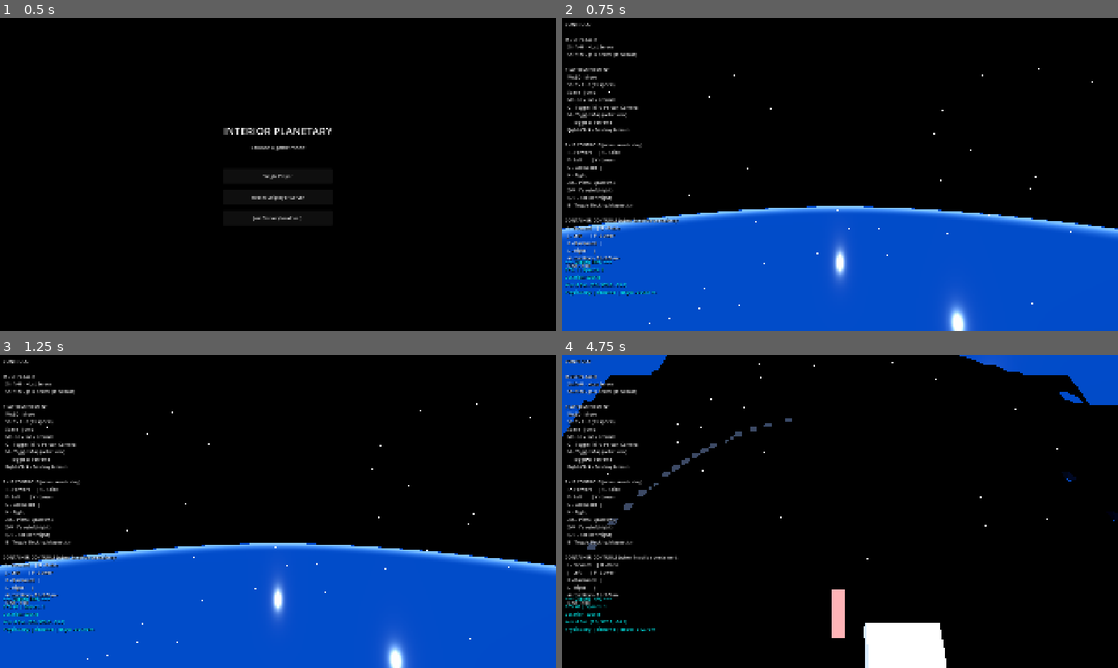
Above: before the commit, frames 1-4 (two rows, left to right).
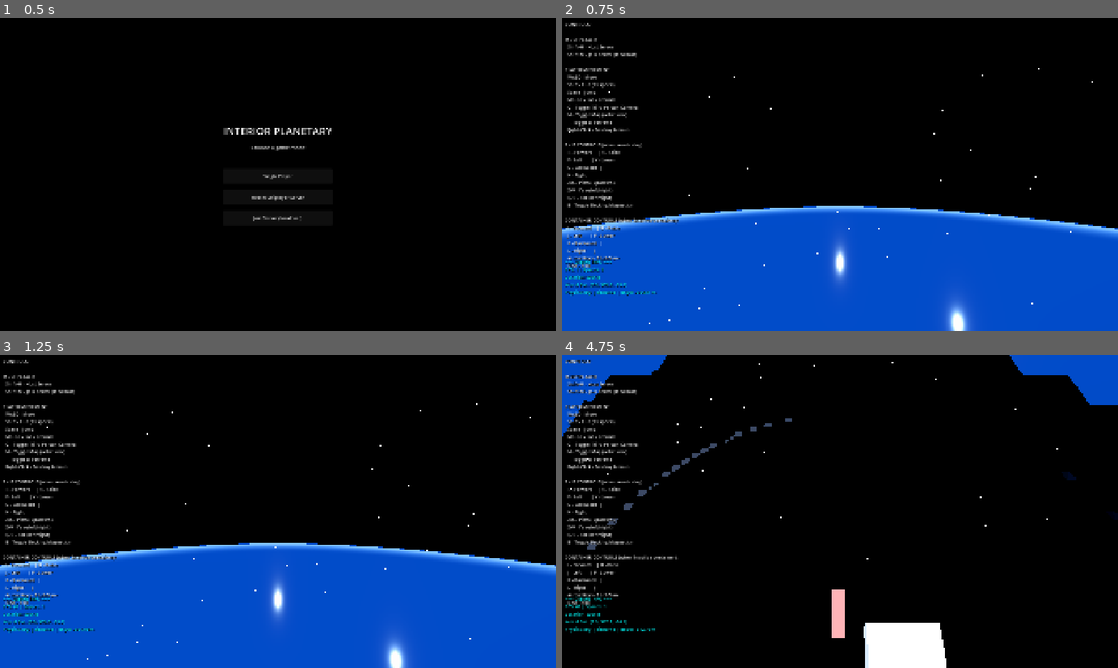
Above: after the commit, the same moments.

Repository: lmf-git/planetaryterrainwithvehicleinteriors
Game: Godot game, scene res://main.tscn
Two runs of this game, one before a commit and one after it. Both use one fixed random seed, a clock stepped at 60 frames per second and the inputs below.
Inputs (mouse positions are in pixels of both pictures, inside the frame that each line leads up to):
- Up to frame 1 (0.5 s): no input
- Up to frame 2 (0.75 s): click "Single Player" at 0.5 s
- Up to frame 3 (1.25 s): no input
- Up to frame 4 (4.75 s): tap Enter at 1.25 s; move the mouse to (867, 511) at 1.27 s; hold W 1.28-4.28 s; tap O at 1.35 s; click (867, 511) at 1.42 s; tap Space (ui_accept) at 1.52, 2.27, 3.77, 4.52 s; move the mouse to (812, 511) at 2.02 s; tap Shift at 2.1 s; move the mouse to (851, 505) at 2.77 s; hold H 2.78-3.53 s; move the mouse to (834, 517) at 3.52 s; tap M at 3.6 s; click (834, 517) at 3.67 s; move the mouse to (1006, 558) at 4.27 s; hold A from 4.28 s (still down); hold T from 4.28 s (still down)

Frame 1 is identical in both runs. In frame 2, less than 0.1% of the frame differs, in the area x 2-98%, y 18-97%; in frame 3, less than 0.1%; in frame 4, 0.4%, in the area x 71-100%, y 0-54%.

Commit message:
Fixed buoyancy

Diff:
--- a/character_controller.gd
+++ b/character_controller.gd
@@ -350,10 +350,11 @@
 			var drag_accel : float = ((fall_speed - DRAG_START) / (TERMINAL_VELOCITY - DRAG_START)) * 20.0
 			velocity -= to_center * drag_accel * delta
 
-		# ── Buoyancy: 4 bottom corners of the player capsule ──────────────────
-		# Depth is measured radially from the planet centre so it is correct at
-		# any latitude and naturally follows the sphere — no Y-axis approximation
-		# and no curvature-correction hack needed.
+		# ── Buoyancy: foot corners + body-centre spring ───────────────────────
+		# All depth measurements are radial from the planet centre so the result
+		# is identical at any latitude.  Corners use the planet-relative up vector
+		# rather than body-local axes (lock_rotation=true keeps basis = Identity,
+		# so local -Y is world -Y, which is only correct at the spawn pole).
 		const PLAYER_HW  : float = 0.4
 		const PLAYER_HH  : float = 0.7  # matches capsule half-height
 		var up           : Vector3 = -to_center
@@ -361,27 +362,41 @@
 		var water_r      : float   = PlanetTerrain.PLANET_RADIUS + PlanetTerrain.WATER_LEVEL
 		var total_depth  : float   = 0.0
 		var wet_count    : int     = 0
+		# Build a tangent frame aligned to the planet surface normal (up).
+		var tan_a : Vector3 = (up.cross(Vector3.RIGHT) if abs(up.dot(Vector3.RIGHT)) < 0.9
+				else up.cross(Vector3.FORWARD)).normalized()
+		var tan_b : Vector3 = up.cross(tan_a).normalized()
+		var foot_center  : Vector3 = body_tf.origin - up * PLAYER_HH
 		var foot_corners : Array[Vector3] = [
-			Vector3(-PLAYER_HW, -PLAYER_HH, -PLAYER_HW),
-			Vector3( PLAYER_HW, -PLAYER_HH, -PLAYER_HW),
-			Vector3(-PLAYER_HW, -PLAYER_HH,  PLAYER_HW),
-			Vector3( PLAYER_HW, -PLAYER_HH,  PLAYER_HW),
+			foot_center + (-tan_a - tan_b) * PLAYER_HW,
+			foot_center + ( tan_a - tan_b) * PLAYER_HW,
+			foot_center + (-tan_a + tan_b) * PLAYER_HW,
+			foot_center + ( tan_a + tan_b) * PLAYER_HW,
 		]
-		for lc in foot_corners:
-			var wc    : Vector3 = body_tf * lc
+		for wc in foot_corners:
 			var depth : float   = water_r - wc.distance_to(planet_c)
 			if depth > 0.0:
 				total_depth += depth
 				wet_count   += 1
 		if wet_count > 0:
 			var avg_depth  : float = total_depth / float(wet_count)
-			# Cap effective depth so being far underwater doesn't launch the player
-			# violently past the surface. Equilibrium: buoyancy = gravity at 1 unit depth.
-			var buoy_depth : float = minf(avg_depth, 2.0)
-			velocity += up * (buoy_depth * 20.0) * delta
+			# Uncapped foot-corner buoyancy — equilibrium at avg_depth = 1 m
+			# (buoy force = gravity).  No cap so restoration is proportionally
+			# stronger when deeply submerged, counteracting fast entries.
+			velocity += up * (avg_depth * 20.0) * delta
+
+			# Body-centre spring: extra upward push proportional to how far the
+			# body centre is below water_r.  This prevents gradual sinking when
+			# the player swims through water — foot-corner buoyancy alone only
+			# acts on the bottom of the capsule and can be slow to restore when
+			# the whole body is submerged.
+			# New equilibrium: centre_depth ≈ 0.1 m, spring adds 0.1 * 40 * delta.
+			var centre_depth : float = water_r - body_tf.origin.distance_to(planet_c)
+			if centre_depth > 0.0:
+				velocity += up * (centre_depth * 40.0) * delta
+
 			# Split drag into vertical and horizontal components.
-			# Vertical: overdamped (c≈10 > c_crit≈8.9) to kill oscillation after
-			# high-speed entries — stops the player from bouncing above the sphere.
+			# Vertical: overdamped to kill oscillation after high-speed entries.
 			# Horizontal: light drag so swimming stays responsive.
 			var vert  : float  = velocity.dot(up)
 			var horiz : Vector3 = velocity - up * vert
--- a/dual_camera_view.gd
+++ b/dual_camera_view.gd
@@ -650,13 +650,15 @@
 func _update_world_camera() -> void:
 	var world_pos = character.get_world_position()
 
-	# Use world up in world space, but transition smoothly during reorientation
-	var effective_up = Vector3.UP
-
-	# During reorientation, use the character's current visual basis for camera orientation
-	# This ensures smooth transition from interior orientation to world UP
+	# Planet-radial up so the horizon stays level at all latitudes.
+	# (World +Y is only correct at the spawn pole — off-pole it tilts the horizon and
+	# drifts the camera closer to the sphere surface than intended.)
+	var planet_c_wc  := Vector3(0.0, -PlanetTerrain.PLANET_RADIUS, 0.0)
+	var local_up     := (world_pos - planet_c_wc).normalized()
+
+	# During reorientation smoothly transition from the interior's up toward planet up.
+	var effective_up = local_up
 	if character.is_reorienting:
-		# Use character's transitioning visual basis as the effective up
 		effective_up = character.current_visual_basis.y
 
 	# Get look direction from base_rotation
@@ -664,16 +666,17 @@
 	var forward = -rotation_basis.z
 
 	if third_person_mode:
-		# Third person camera - position behind and above character
-		var offset = -forward * third_person_distance + Vector3(0, 3, 0)
+		# Third person camera - position behind and above character (radially up)
+		var offset = -forward * third_person_distance + local_up * 3.0
 		main_camera.global_position = world_pos + offset
-		# Use effective_up for instant orientation or smooth transition
 		var camera_basis = _get_camera_basis_from_look_and_up(forward, effective_up)
 		main_camera.global_transform.basis = camera_basis
 	else:
-		# First person camera - at character position
-		main_camera.global_position = world_pos
-		# Use effective_up for smooth transition during reorientation
+		# First person camera - at head level (capsule half-height above body centre,
+		# in the planet-radial direction).  This keeps the camera consistently above the
+		# water surface at any latitude when floating at buoyancy equilibrium.
+		const HEAD_HEIGHT := 0.7   # matches CapsuleShape3D half-height
+		main_camera.global_position = world_pos + local_up * HEAD_HEIGHT
 		var camera_basis = _get_camera_basis_from_look_and_up(forward, effective_up)
 		main_camera.global_transform.basis = camera_basis
 
@@ -808,9 +811,15 @@
 		forward.y = 0
 		return forward.normalized()
 	else:
-		var forward = -main_camera.global_transform.basis.z
-		forward.y = 0
-		return forward.normalized()
+		# Project onto the planet tangent plane so movement stays on-surface at any latitude.
+		# Zeroing world Y only works at the spawn pole; off-pole it adds a radial component.
+		var forward  = -main_camera.global_transform.basis.z
+		var planet_c := Vector3(0.0, -PlanetTerrain.PLANET_RADIUS, 0.0)
+		var up       := (character.get_world_position() - planet_c).normalized()
+		forward       = forward - up * forward.dot(up)
+		if forward.length_squared() > 1e-4:
+			return forward.normalized()
+		return -main_camera.global_transform.basis.z.normalized()
 
 func get_right_direction() -> Vector3:
 	if not is_instance_valid(character):
@@ -823,9 +832,14 @@
 		right.y = 0
 		return right.normalized()
 	else:
-		var right = main_camera.global_transform.basis.x
-		right.y = 0
-		return right.normalized()
+		# Project onto the planet tangent plane (same reason as get_forward_direction).
+		var right    = main_camera.global_transform.basis.x
+		var planet_c := Vector3(0.0, -PlanetTerrain.PLANET_RADIUS, 0.0)
+		var up       := (character.get_world_position() - planet_c).normalized()
+		right         = right - up * right.dot(up)
+		if right.length_squared() > 1e-4:
+			return right.normalized()
+		return main_camera.global_transform.basis.x.normalized()
 
 func _update_proxy_character_visuals() -> void:
 	# Update character visual in proxy interior viewports
--- a/planet_terrain.gd
+++ b/planet_terrain.gd
@@ -1006,21 +1006,22 @@
 
 func _create_water_sphere() -> void:
 	var radius : float = PLANET_RADIUS + WATER_LEVEL
-	var sphere := SphereMesh.new()
-	sphere.radius          = radius
-	sphere.height          = radius * 2.0
-	sphere.radial_segments = 96
-	sphere.rings           = 64
+	# Use a BoxMesh as a minimal proxy (12 triangles) — the ray-sphere shader computes
+	# the exact mathematical sphere surface per-fragment, so proxy geometry only needs
+	# to cover the right screen pixels.  A cube of side 2×radius fully encloses the
+	# sphere and avoids all tessellation / midpoint-sag issues.
+	var box := BoxMesh.new()
+	box.size = Vector3(radius * 2.0, radius * 2.0, radius * 2.0)
 
 	# Ray-sphere shader: each fragment ray-casts to the exact mathematical sphere so
-	# the visible water surface is pixel-perfect regardless of polygon faceting.
-	# A SphereMesh at radius 50 000 m with 96×64 segments sags up to ~13 m at triangle
-	# midpoints — far more than WATER_LEVEL (-5 m) — which made the player appear to
-	# float above the visible mesh while buoyancy (which uses the exact radius) was correct.
+	# the visible water surface is pixel-perfect regardless of proxy geometry.
 	var shader := Shader.new()
 	shader.code = """
 shader_type spatial;
-render_mode blend_mix, depth_draw_never, cull_disabled;
+// depth_draw_always so the explicit DEPTH write below takes effect even in the
+// transparent pass.  Without this the box-proxy face depth (not the sphere
+// surface depth) would be used for occlusion, letting water bleed over terrain.
+render_mode blend_mix, depth_draw_always, cull_disabled;
 
 uniform vec3  sphere_center;
 uniform float sphere_radius;
@@ -1058,6 +1059,13 @@
     vec3 hit = cam + t * d;
     vec3 N   = normalize(hit - sphere_center);
 
+    // Write the sphere-surface depth so terrain closer than the water surface
+    // correctly occludes it via the depth test.  Without this, the proxy box
+    // face depth is used, which differs from the sphere surface and causes
+    // water to render over land (or land to show through shallow water).
+    vec4 clip_hit = PROJECTION_MATRIX * (VIEW_MATRIX * vec4(hit, 1.0));
+    DEPTH = clip_hit.z / clip_hit.w;
+
     ALBEDO    = vec3(0.06, 0.22, 0.52);
     ALPHA     = 0.70;
     NORMAL    = normalize(mat3(VIEW_MATRIX) * N);
@@ -1073,7 +1081,7 @@
 
 	var mi := MeshInstance3D.new()
 	mi.name              = "WaterSphere"
-	mi.mesh              = sphere
+	mi.mesh              = box
 	mi.material_override = mat
 	mi.position          = Vector3(0.0, -PLANET_RADIUS, 0.0)
 	mi.cast_shadow       = GeometryInstance3D.SHADOW_CASTING_SETTING_OFF
--- a/vehicle.gd
+++ b/vehicle.gd
@@ -373,25 +373,33 @@
 		lo = lo.min(rp - he)
 		hi = hi.max(rp + he)
 
-	var bt  : Transform3D = exterior_body.global_transform
-	# Buoyancy coefficient per corner (N per unit depth)
-	var k   : float = exterior_body.mass * 9.8 * BUOY_FACTOR * 0.25
-
+	var bt          : Transform3D = exterior_body.global_transform
+	var planet_c    : Vector3     = Vector3(0.0, -PlanetTerrain.PLANET_RADIUS, 0.0)
+	var water_r     : float       = PlanetTerrain.PLANET_RADIUS + PlanetTerrain.WATER_LEVEL
+	# Planet-radial up at the body centre — buoyancy force direction.
+	var body_up     : Vector3     = (exterior_body.global_position - planet_c).normalized()
+	# Buoyancy coefficient per corner (force per unit radial depth)
+	var k           : float       = exterior_body.mass * 9.8 * BUOY_FACTOR * 0.25
+
+	# All 8 corners of the bounding box — radial depth tells us which are submerged.
 	var corners : Array[Vector3] = [
-		Vector3(lo.x, lo.y, lo.z),
-		Vector3(hi.x, lo.y, lo.z),
-		Vector3(lo.x, lo.y, hi.z),
-		Vector3(hi.x, lo.y, hi.z),
+		Vector3(lo.x, lo.y, lo.z), Vector3(hi.x, lo.y, lo.z),
+		Vector3(lo.x, lo.y, hi.z), Vector3(hi.x, lo.y, hi.z),
+		Vector3(lo.x, hi.y, lo.z), Vector3(hi.x, hi.y, lo.z),
+		Vector3(lo.x, hi.y, hi.z), Vector3(hi.x, hi.y, hi.z),
 	]
+	# Re-scale coefficient for 8 corners instead of 4.
+	k *= 0.5   # 0.25 * 4/8 = 0.125, same total lift
 
 	var any_wet : bool = false
 	for lc in corners:
 		var wc    : Vector3 = bt * lc
-		var wy    : float   = PlanetTerrain.water_surface_y(wc.x, wc.z)
-		var depth : float   = wy - wc.y
+		# Depth = how far (in metres) this corner is below the mathematical water sphere.
+		# Positive → submerged. This is independent of orientation or latitude.
+		var depth : float   = water_r - wc.distance_to(planet_c)
 		if depth > 0.0:
-			# position arg = global-space offset from body origin to corner
-			exterior_body.apply_force(Vector3(0.0, k * depth, 0.0), bt.basis * lc)
+			# Apply lift in the planet-radial direction at the corner's world offset.
+			exterior_body.apply_force(body_up * k * depth, wc - exterior_body.global_position)
 			any_wet = true
 
 	exterior_body.linear_damp  = WATER_DRAG if any_wet else 0.0
--- a/vehicle_container.gd
+++ b/vehicle_container.gd
@@ -160,23 +160,26 @@
 		lo = lo.min(rp - he)
 		hi = hi.max(rp + he)
 
-	var bt  : Transform3D = exterior_body.global_transform
-	var k   : float = exterior_body.mass * 9.8 * BUOY_FACTOR * 0.25
-
+	var bt          : Transform3D = exterior_body.global_transform
+	var planet_c    : Vector3     = Vector3(0.0, -PlanetTerrain.PLANET_RADIUS, 0.0)
+	var water_r     : float       = PlanetTerrain.PLANET_RADIUS + PlanetTerrain.WATER_LEVEL
+	var body_up     : Vector3     = (exterior_body.global_position - planet_c).normalized()
+	var k           : float       = exterior_body.mass * 9.8 * BUOY_FACTOR * 0.125  # 8 corners
+
+	# All 8 corners — radial depth determines submersion at any latitude.
 	var corners : Array[Vector3] = [
-		Vector3(lo.x, lo.y, lo.z),
-		Vector3(hi.x, lo.y, lo.z),
-		Vector3(lo.x, lo.y, hi.z),
-		Vector3(hi.x, lo.y, hi.z),
+		Vector3(lo.x, lo.y, lo.z), Vector3(hi.x, lo.y, lo.z),
+		Vector3(lo.x, lo.y, hi.z), Vector3(hi.x, lo.y, hi.z),
+		Vector3(lo.x, hi.y, lo.z), Vector3(hi.x, hi.y, lo.z),
+		Vector3(lo.x, hi.y, hi.z), Vector3(hi.x, hi.y, hi.z),
 	]
 
 	var any_wet : bool = false
 	for lc in corners:
 		var wc    : Vector3 = bt * lc
-		var wy    : float   = PlanetTerrain.water_surface_y(wc.x, wc.z)
-		var depth : float   = wy - wc.y
+		var depth : float   = water_r - wc.distance_to(planet_c)
 		if depth > 0.0:
-			exterior_body.apply_force(Vector3(0.0, k * depth, 0.0), bt.basis * lc)
+			exterior_body.apply_force(body_up * k * depth, wc - exterior_body.global_position)
 			any_wet = true
 
 	exterior_body.linear_damp  = WATER_DRAG if any_wet else 0.0
